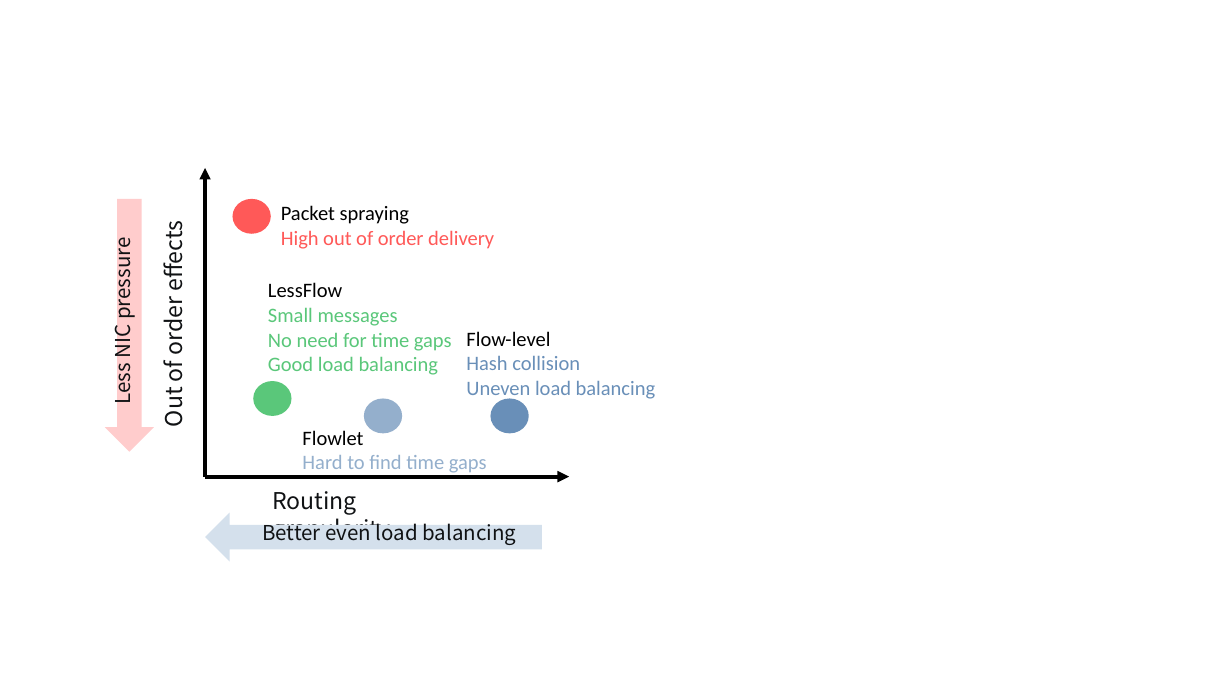
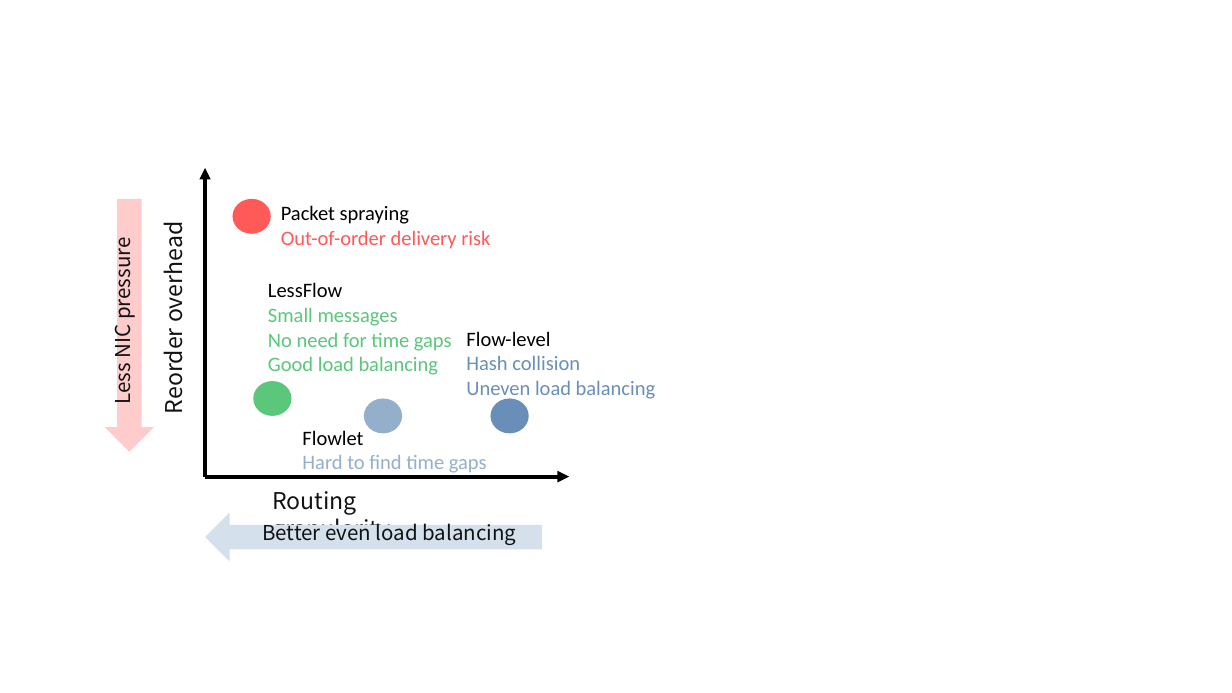
Before and after one commit to caopeirui/app.diagrams.net, a slide deck: slide 1 of lessflow/insight.pptx. Drawn at 1232x693 pixels with LibreOffice and Linux fonts; fonts in the diff are those of the drawing. Boxes give left, top, right and bottom in pixels: in the first picture for what was removed or moved away, otherwise in the second. Text is boxed around its words. In the diff, an @@ line names an element or a change of style, - is before the commit and + after.

```diff
--- a/lessflow/insight.pptx
+++ b/lessflow/insight.pptx
@@ text at (155,232,188,412): text changed @@
-Out of order effects
+Reorder overhead
@@ text at (281,230,490,249): text changed @@
-High out of order delivery
+Out-of-order delivery risk
```
